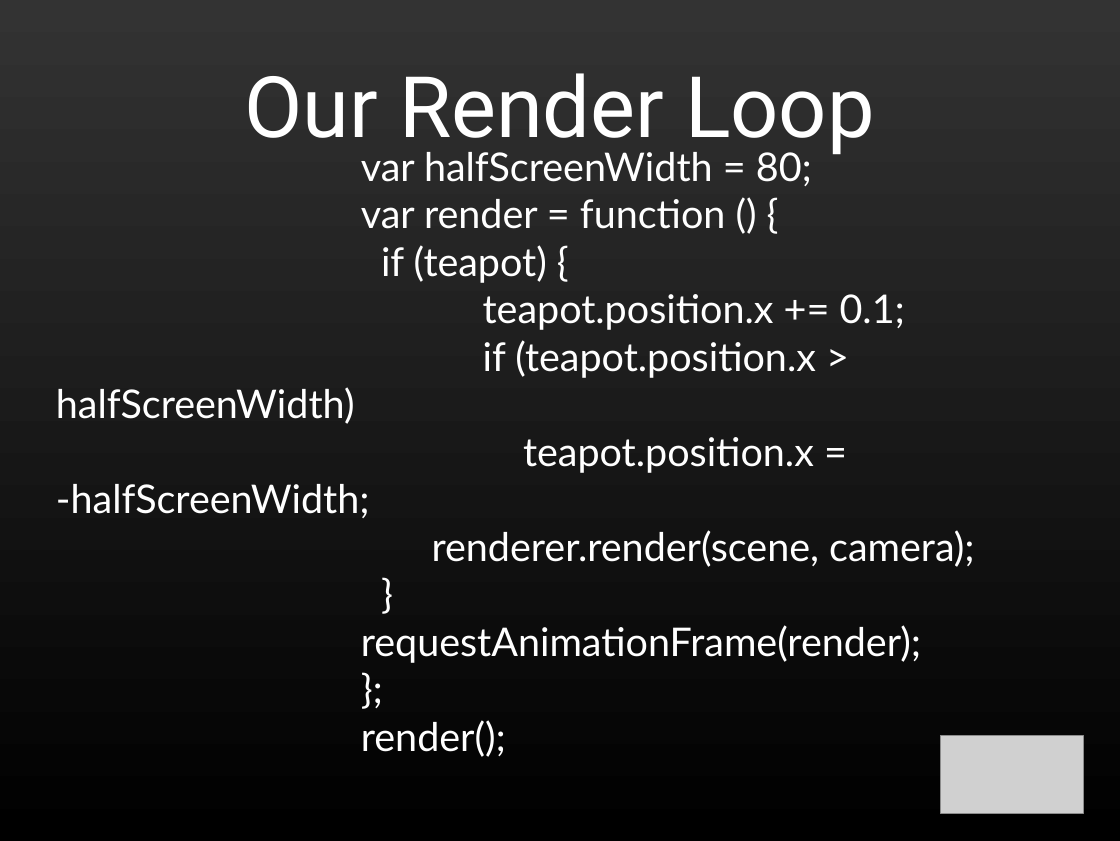
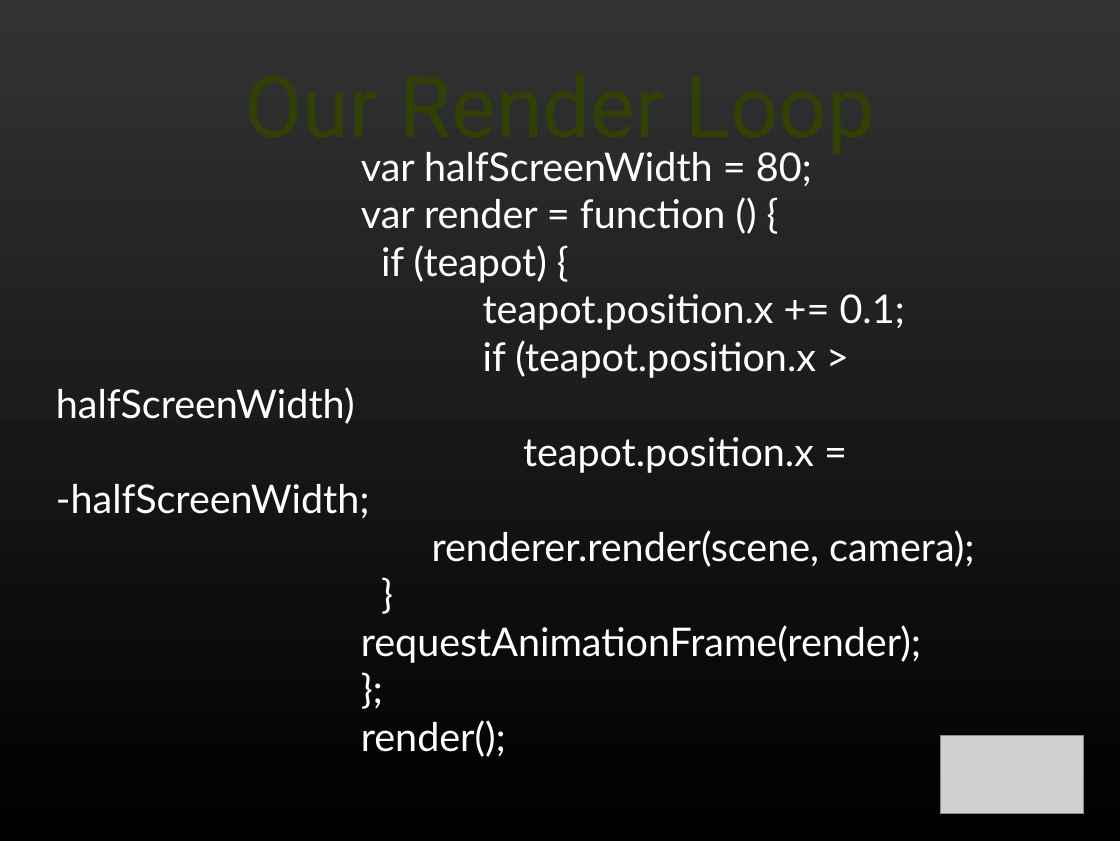
Before and after one commit to shegeek/teapots_can_fly, a slide deck: slide 27 of slides/teapots0.odp. Drawn at 1120x841 pixels with LibreOffice and Linux fonts; fonts in the diff are those of the drawing; grey boxes stand for pictures. Boxes give left, top, right and bottom in pixels: in the first picture for what was removed or moved away, otherwise in the second. Text is boxed around its words. In the diff, an @@ line names an element or a change of style, - is before the commit and + after.

Commit message:
changed automatic text color to white in slides

```diff
--- a/slides/teapots0.odp
+++ b/slides/teapots0.odp
@@ title "Our Render Loop" at [245,74,875,158]: text colour #FFFFFF to #314004 @@
```
Also in this commit, not shown: 4 other slides changed.
